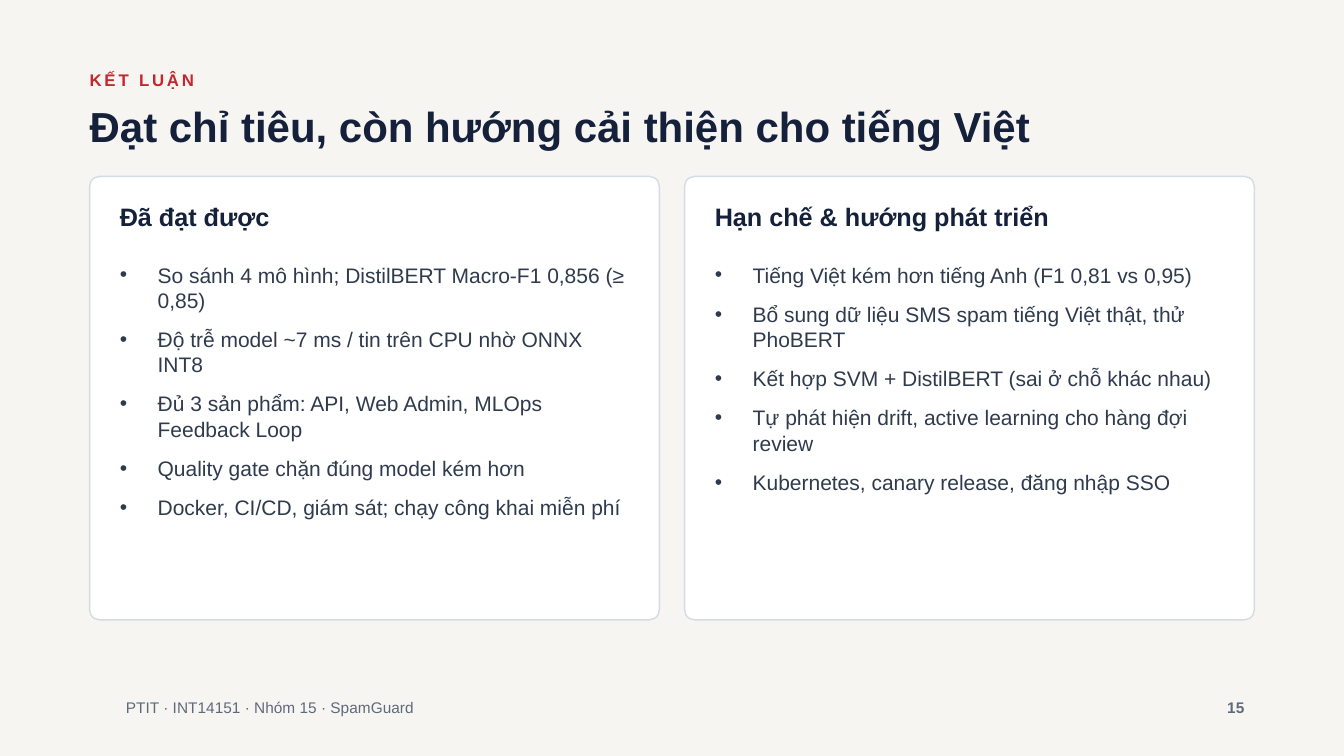
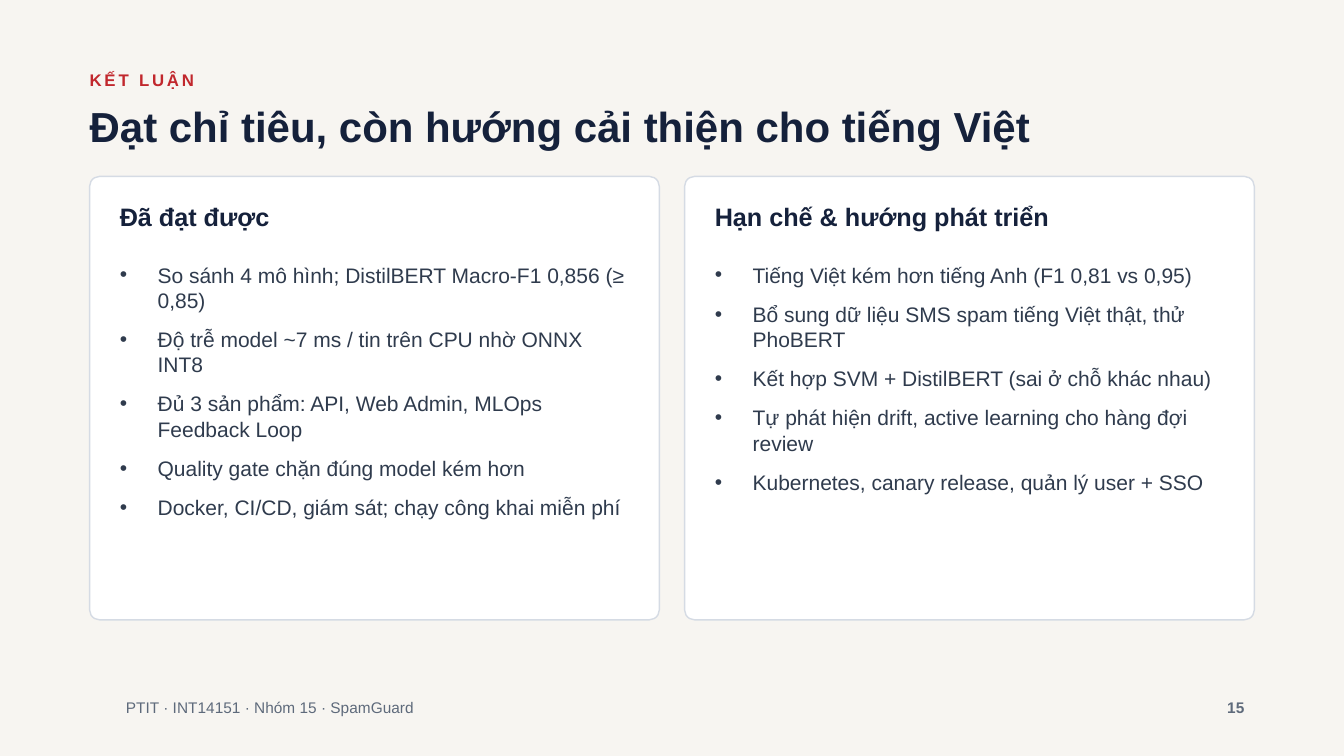
Before and after one commit to ptit-cntt/ptit-httm-spamguard-nhom15, a slide deck: slide 15 of docs/SpamGuard_Slides.pptx. Drawn at 1344x756 pixels with LibreOffice and Linux fonts; fonts in the diff are those of the drawing; background and template pictures are left out. Boxes give left, top, right and bottom in pixels: in the first picture for what was removed or moved away, otherwise in the second. Text is boxed around its words. In the diff, an @@ line names an element or a change of style, - is before the commit and + after.

```diff
--- a/docs/SpamGuard_Slides.pptx
+++ b/docs/SpamGuard_Slides.pptx
@@ text at <box>753,474,1203,494</box>: text changed @@
-• Kubernetes, canary release, đăng nhập SSO
+• Kubernetes, canary release, quản lý user + SSO
```
Also in this commit, not shown: 1 other slide changed, 5 other files.
